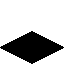
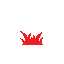
Layered file, before and after one edit (64×64). Changes by layer:
added group "grass icon" with 18 layers above "Brick Wall" over [20, 31, 43, 45]
added layer "Layer 13" in group "grass icon" over [22, 42, 43, 45]
added layer "Layer 12 copy 16" in group "grass icon" over [22, 42, 43, 45]
added layer "Layer 12 copy 15" in group "grass icon" over [22, 31, 43, 45]
added layer "Layer 12 copy 14" in group "grass icon" over [22, 31, 43, 45]
added layer "Layer 12 copy 13" in group "grass icon" over [22, 31, 43, 45]
added layer "Layer 12 copy 12" in group "grass icon" over [20, 31, 43, 45]
added layer "Layer 12 copy 11" in group "grass icon" over [20, 31, 43, 45]
added layer "Layer 12 copy 10" in group "grass icon" over [20, 31, 43, 45]
added layer "Layer 12 copy 9" in group "grass icon" over [20, 31, 43, 45]
added layer "Layer 12 copy 8" in group "grass icon" over [20, 31, 43, 45]
added layer "Layer 12 copy 7" in group "grass icon" over [20, 31, 43, 45]
added layer "Layer 12 copy 6" in group "grass icon" over [20, 31, 43, 45]
added layer "Layer 12 copy 5" in group "grass icon" over [20, 31, 43, 45]
added layer "Layer 12 copy 4" in group "grass icon" over [20, 31, 43, 45]
added layer "Layer 12 copy 3" in group "grass icon" over [20, 31, 43, 45]
added layer "Layer 12 copy 2" in group "grass icon" over [20, 31, 43, 45]
added layer "Layer 12 copy" in group "grass icon" over [20, 31, 43, 45]
added layer "Layer 12" in group "grass icon" over [20, 31, 43, 45]
hid group "half infected 2 infected" (8 layers) over [0, 31, 64, 64]
